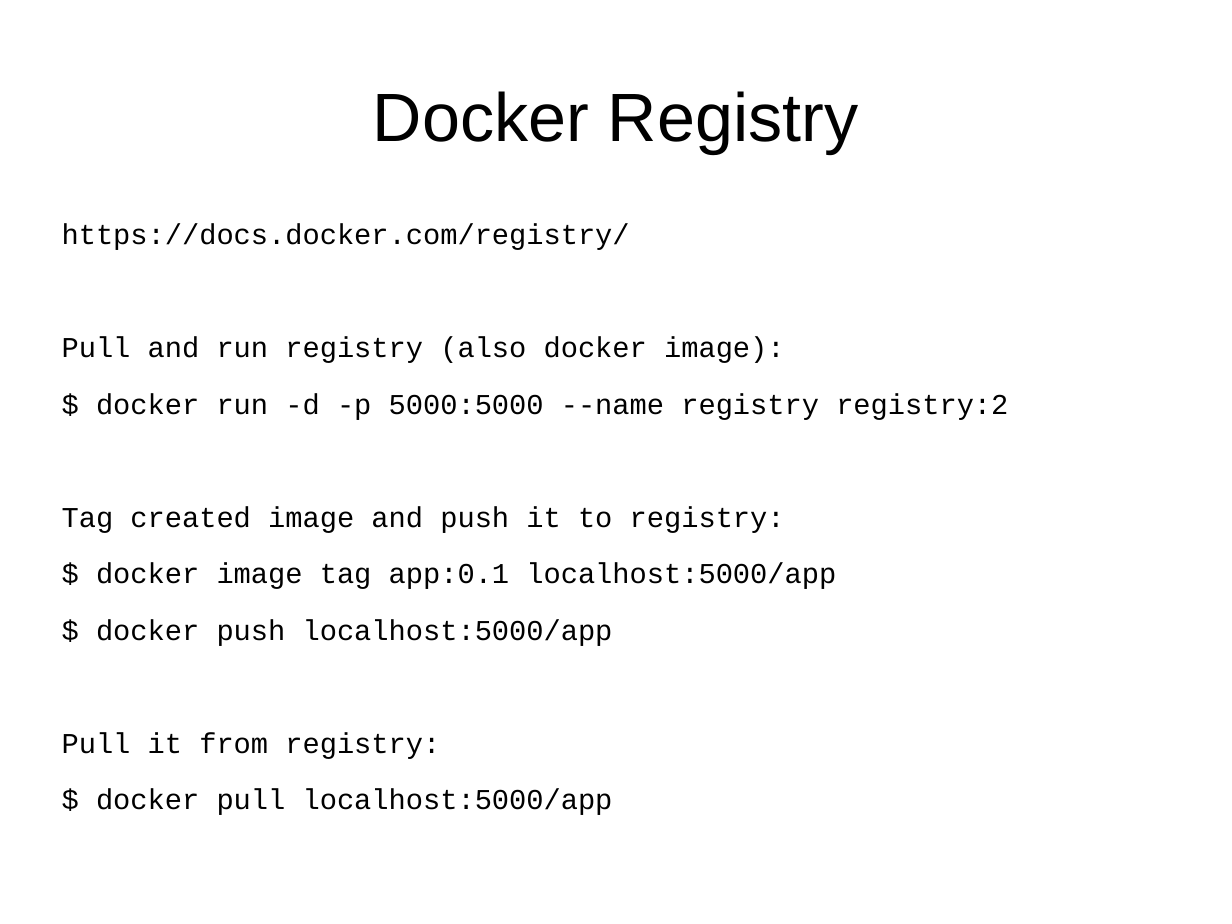
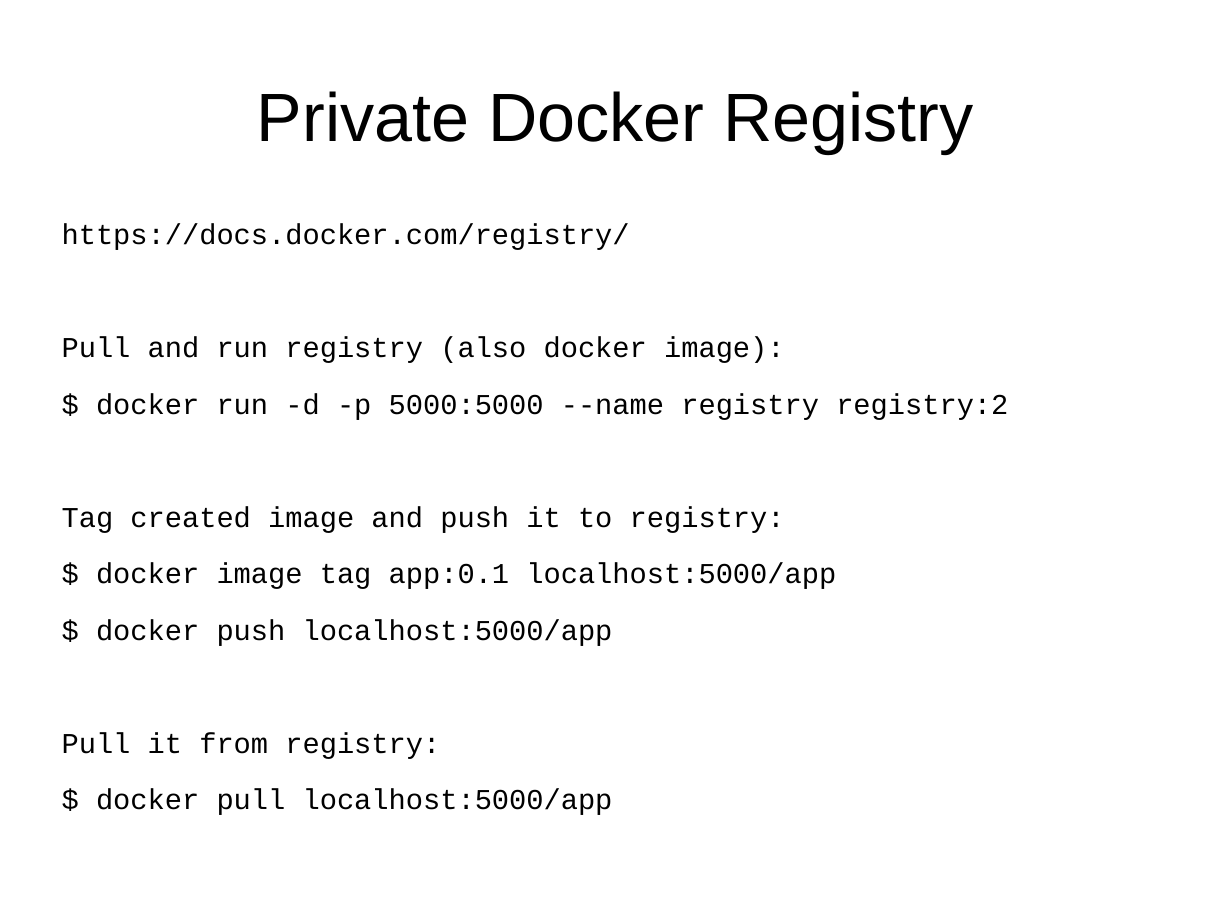
Before and after one commit to ykoryakov/edu_t8, a slide deck: slide 21 of docker/docker.odp (slide 19 before the commit). Drawn at 1232x924 pixels with LibreOffice and Linux fonts; fonts in the diff are those of the drawing. Boxes give left, top, right and bottom in pixels: in the first picture for what was removed or moved away, otherwise in the second. Text is boxed around its words. In the diff, an @@ line names an element or a change of style, - is before the commit and + after.

```diff
--- a/docker/docker.odp
+++ b/docker/docker.odp
@@ title at [257, 91, 973, 153]: text changed @@
-Docker Registry
+Private Docker Registry
```
Also in this commit, not shown: 2 other slides changed, 4 slides added, 2 other files.
